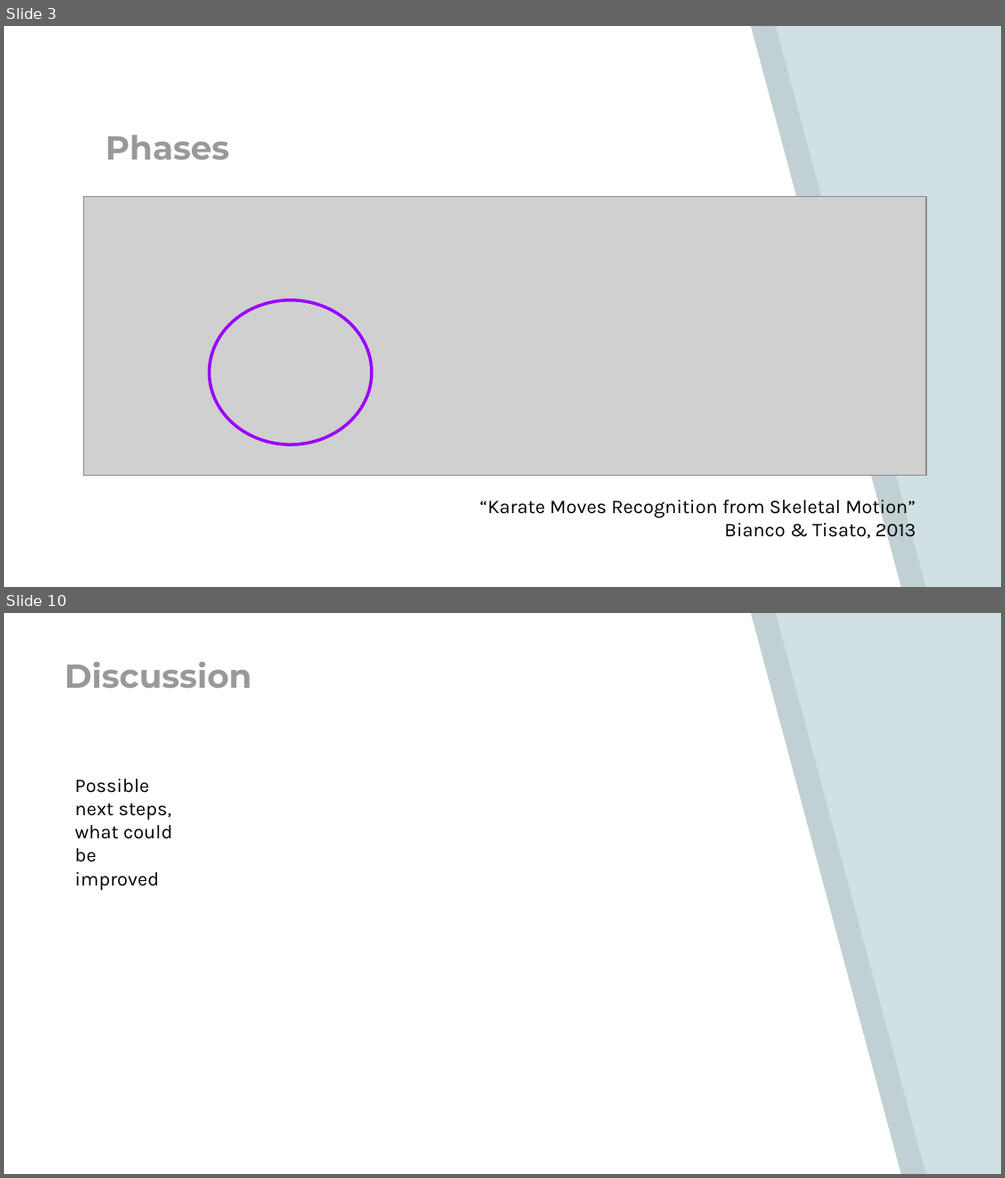
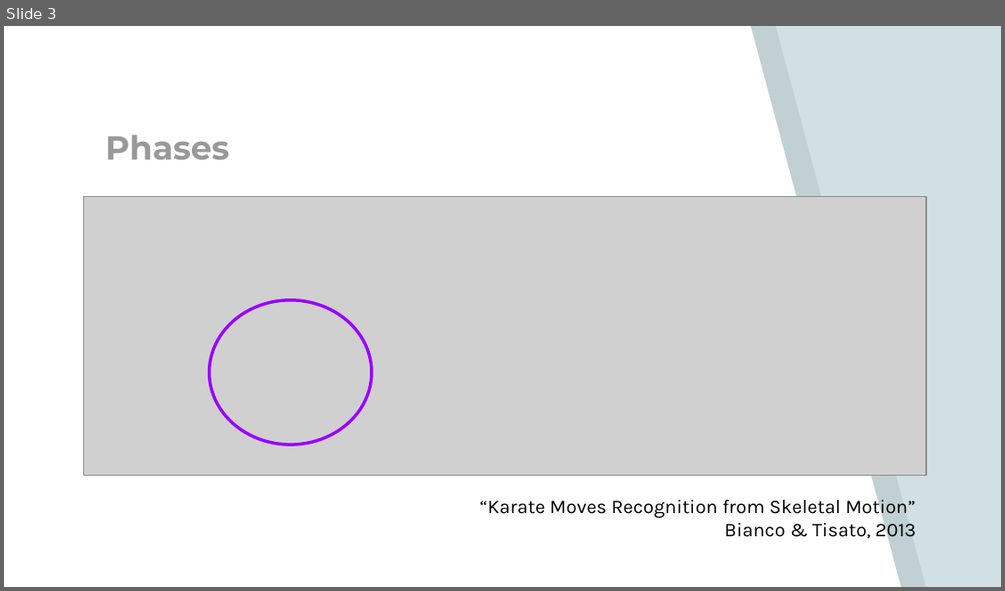
Before and after one commit to SriMed/sr_eval_tkd_v2, a slide deck: Final Presentation.pptx. Shown one above the other, each under a label of ours: slides 3 and 10 before the commit, slide 3 after it; the slides between them are not shown. The pictures are 1005x1178 and 1005x591 pixels, drawn with LibreOffice and Linux fonts; fonts in the diff are those of the drawing; grey boxes stand for pictures. Boxes give left, top, right and bottom in pixels: in the first picture for what was removed or moved away, otherwise in the second. Text is boxed around its words. In the diff, an @@ line names an element or a change of style, - is before the commit and + after.

```diff
--- a/Final Presentation.pptx
+++ b/Final Presentation.pptx
@@ slide 10 removed at <box>4,613,1001,1174</box>, background #D0E0E3; not listed: 2 template elements that a slide beside it also shows @@
@@ title removed at <box>65,662,252,688</box> @@
-Discussion
@@ text removed at <box>75,779,172,890</box> @@
-Possible next steps, what could be improved
```
Also in this commit, not shown: 3 slides changed, 7 slides added, 4 other slides removed, 5 other files.
